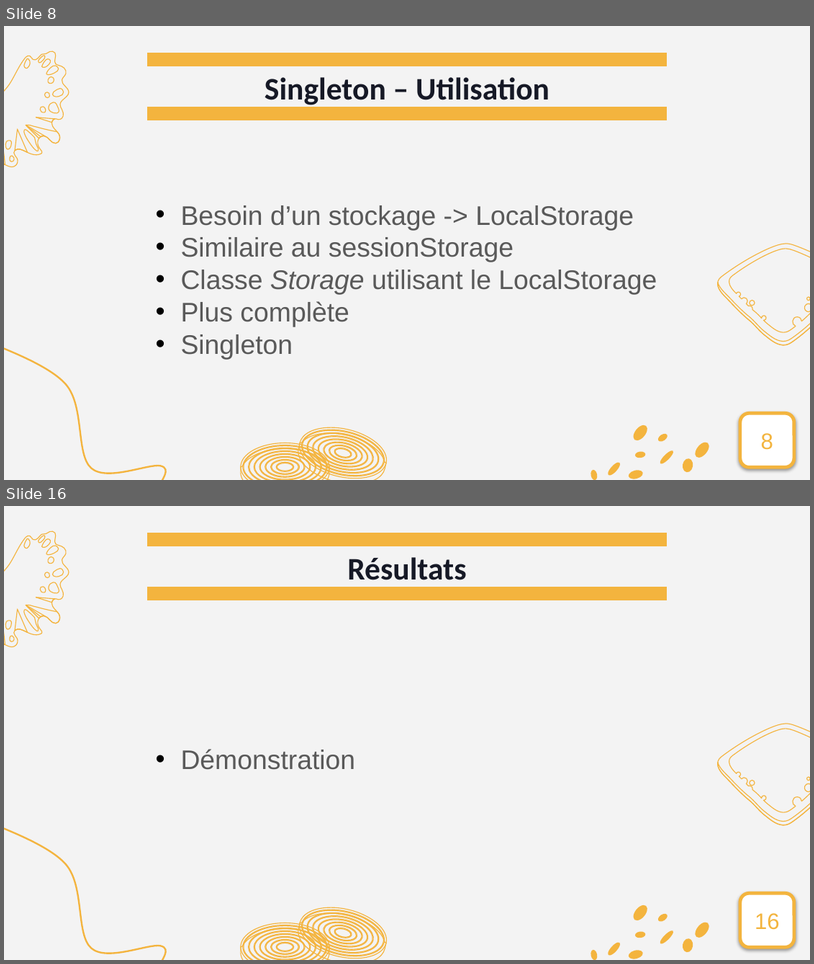
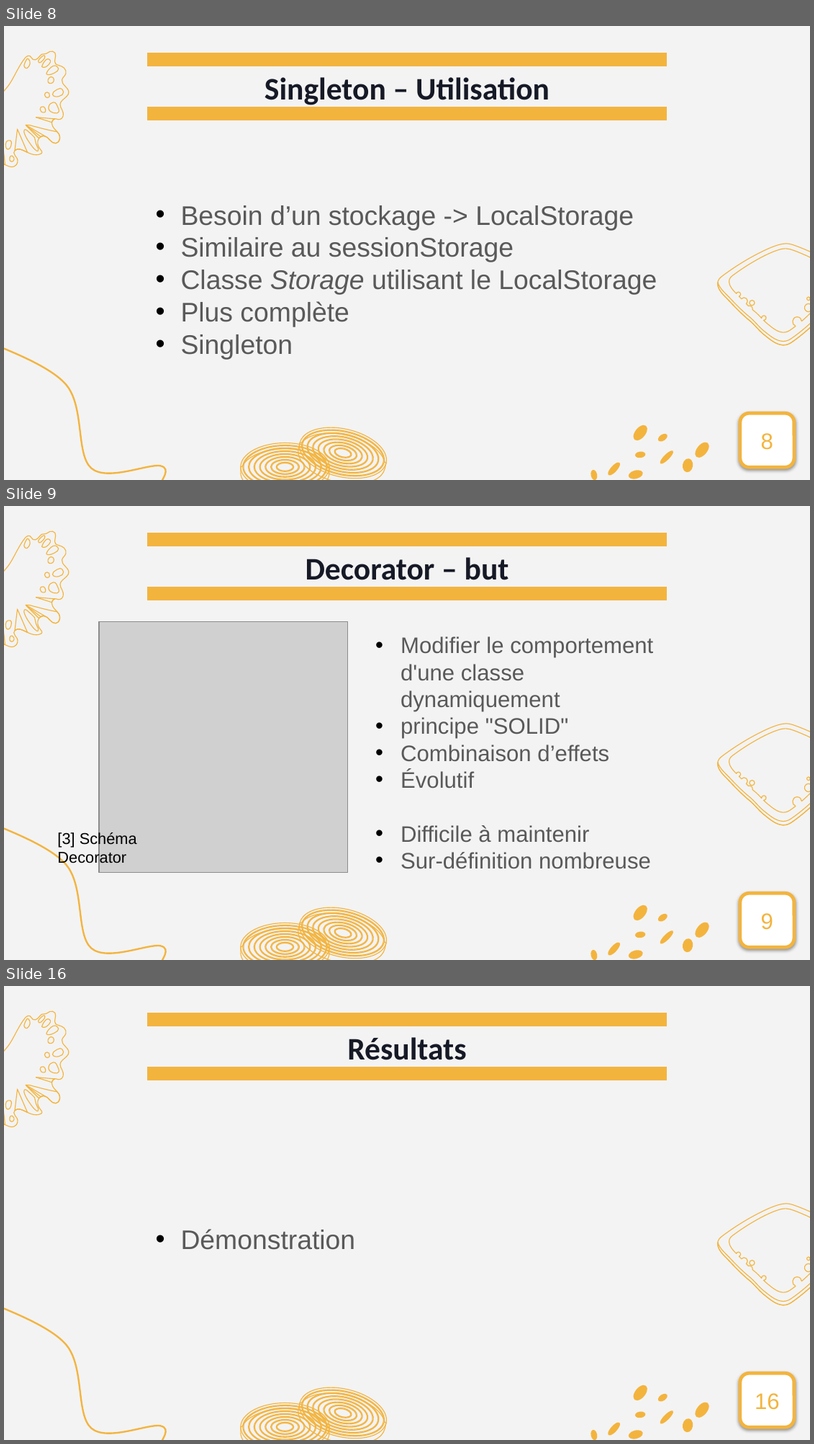
Before and after one commit to guillaumemouchet/Design-Pattern, a slide deck: Projet/DP_Presentation_V2.pptx. Shown one above the other, each under a label of ours: slides 8 and 16 before the commit, slides 8, 9 and 16 after it; the slides between them are not shown. The pictures are 814x964 and 814x1444 pixels, drawn with LibreOffice and Linux fonts; fonts in the diff are those of the drawing; grey boxes stand for pictures. Boxes give left, top, right and bottom in pixels: in the first picture for what was removed or moved away, otherwise in the second. Text is boxed around its words. In the diff, an @@ line names an element or a change of style, - is before the commit and + after.

```diff
--- a/Projet/DP_Presentation_V2.pptx
+++ b/Projet/DP_Presentation_V2.pptx
@@ slide 9 added at bbox=[4, 506, 810, 960], background #F3F3F3; not listed: 50 template elements that a slide beside it also shows @@
@@ line added from (147, 539) to (667, 539), #F3B43E 12 pt @@
@@ title added at bbox=[306, 557, 509, 587], 28 pt, text #161926, bold @@
+Decorator – but
@@ line added from (147, 593) to (667, 593), #F3B43E 12 pt @@
@@ picture added at bbox=[99, 621, 348, 872] @@
@@ text added at bbox=[401, 636, 653, 869], 20 pt, text #595959 @@
+• Modifier le comportement d'une classe dynamiquement
+• principe "SOLID"
+• Combinaison d’effets
+• Évolutif
+• Difficile à maintenir
+• Sur-définition nombreuse
@@ text added at bbox=[57, 831, 137, 866], 14 pt, text #000000 @@
+[3] Schéma Decorator
@@ page number added at bbox=[741, 893, 795, 947], fill #FFFFFF, outline #F3B43E 3 pt, 20 pt, text #F3B43E @@
+9
```
Also in this commit, not shown: 8 slides changed, 1 slide removed.
